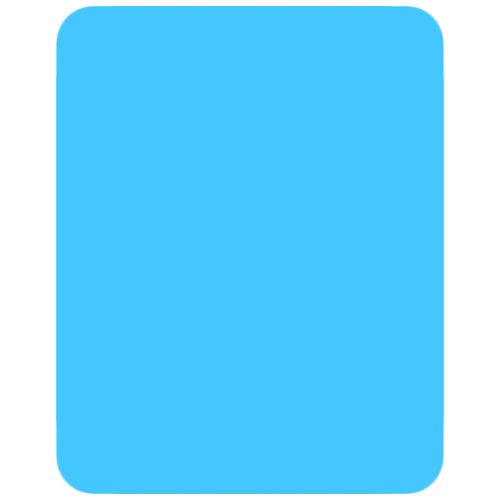
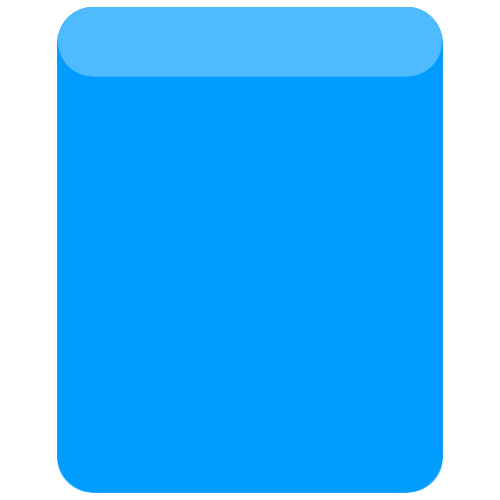
The second 500x500 image is a revision of the first. Changes to its layers:
added layer "Paint Layer 5" above "Paint Layer 1" over (x1=56, y1=6, x2=444, y2=128)
added layer "Paint Layer 4" above "Paint Layer 1 Merged" over (x1=56, y1=6, x2=444, y2=494)
hid "Paint Layer 1 Merged", painted on it over (x1=56, y1=6, x2=444, y2=494)
